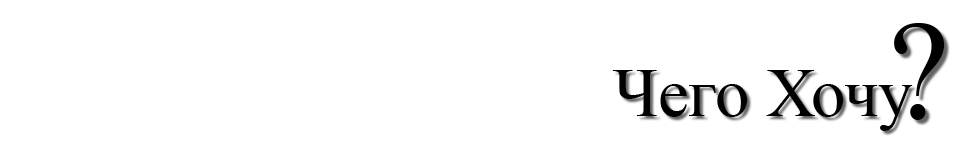
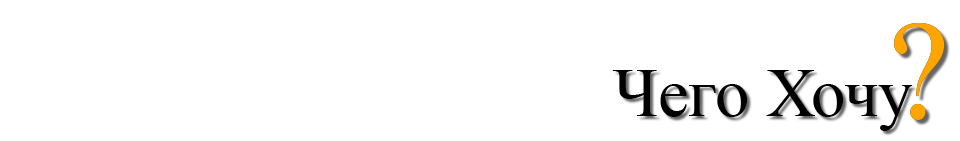
Before/after of a 960 × 141 layered artwork. What changed in the layer stack:
added layer "?" (1st of 2) above "?" over [894, 23, 945, 120]
